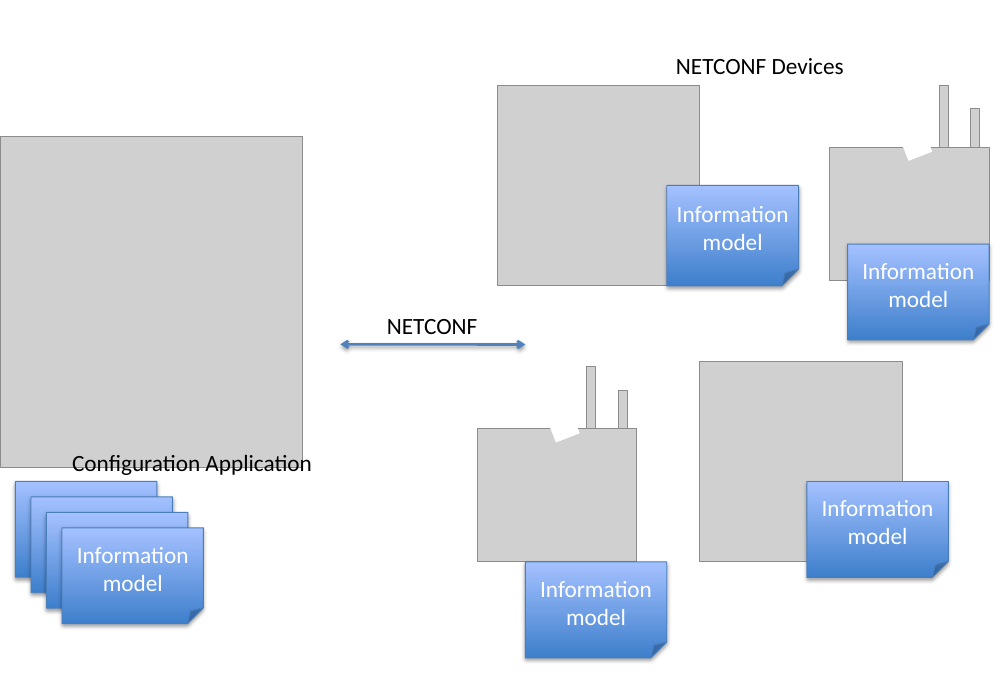
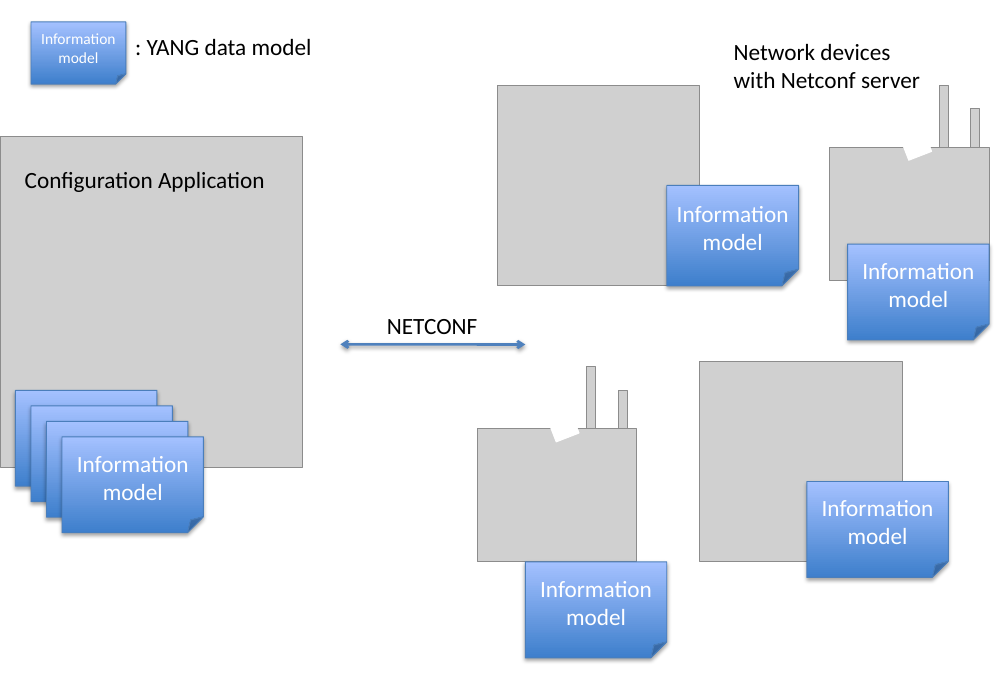
Before and after one commit to AaronNGray/jYang, a slide deck: slide 2 of yang-manager/reports/YangArchi.pptx. Drawn at 1008x698 pixels with LibreOffice and Linux fonts; fonts in the diff are those of the drawing; grey boxes stand for pictures. Boxes give left, top, right and bottom in pixels: in the first picture for what was removed or moved away, otherwise in the second. Text is boxed around its words. In the diff, an @@ line names an element or a change of style, - is before the commit and + after.

```diff
--- a/yang-manager/reports/YangArchi.pptx
+++ b/yang-manager/reports/YangArchi.pptx
@@ folded corner added at (x1=31, y1=22, x2=126, y2=85), fill gradient #3F80CE to #A4C4FF, outline #4B7EBC 0.75 pt, 12 pt, text #FFFFFF @@
+Information model
@@ text added at (x1=147, y1=39, x2=312, y2=55), 18 pt, text #000000 @@
+: YANG data model
@@ text at (x1=734, y1=44, x2=920, y2=88): text changed @@
-NETCONF Devices
+Network devices
+with Netconf server
@@ text "Configuration Application" rewrapped from (x1=72, y1=451, x2=311, y2=477) to (x1=25, y1=172, x2=264, y2=192) @@
@@ 4 folded corners moved together from (x1=16, y1=481, x2=204, y2=624) to (x1=16, y1=390, x2=204, y2=532) @@
```
Also in this commit, not shown: 3 other slides changed, 2 slides added, 1 slide removed.
